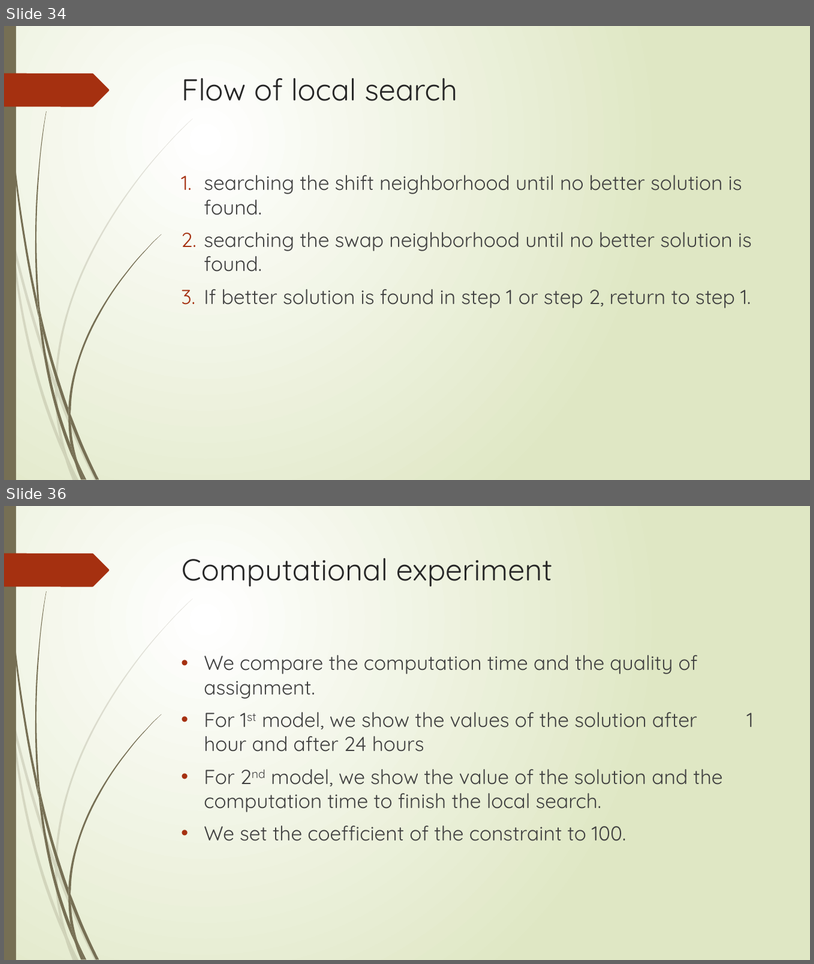
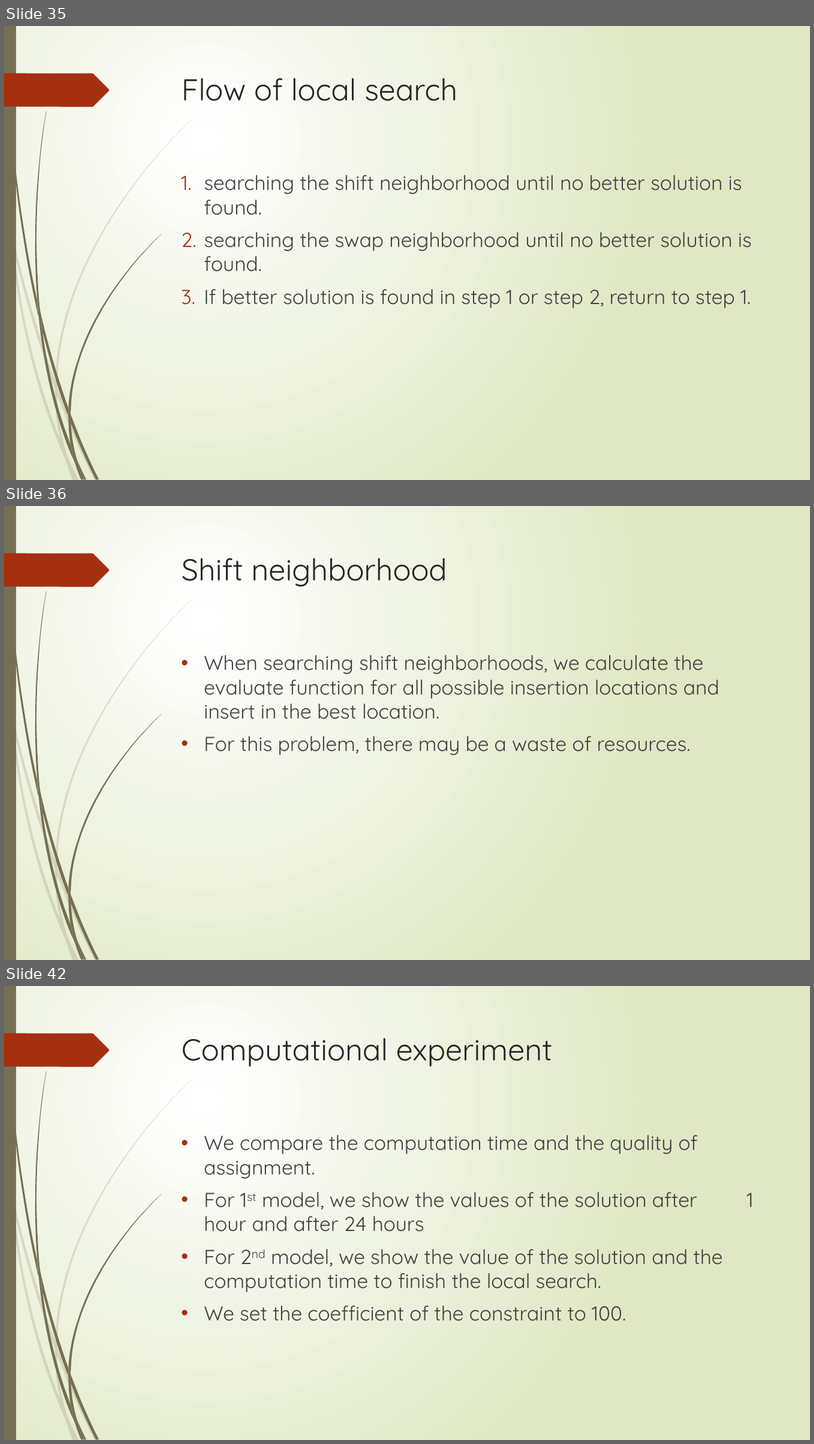
Before and after one commit to r-kurosu/kline_new, a slide deck: 竹田_修論発表.pptx. Shown one above the other, each under a label of ours: slides 34 and 36 before the commit, slides 35, 36 and 42 after it; the slides between them are not shown. The pictures are 814x964 and 814x1444 pixels, drawn with LibreOffice and Linux fonts; fonts in the diff are those of the drawing. Boxes give left, top, right and bottom in pixels: in the first picture for what was removed or moved away, otherwise in the second. Text is boxed around its words. In the diff, an @@ line names an element or a change of style, - is before the commit and + after.

```diff
--- a/竹田_修論発表.pptx
+++ b/竹田_修論発表.pptx
@@ slide 36 added at [4, 506, 810, 960], background gradient #FFFFFF to #DFE8C4; not listed: 24 template elements that a slide beside it also shows @@
@@ title added at [182, 558, 447, 586], 36 pt, text #262626 @@
+Shift neighborhood
@@ text added at [204, 655, 720, 755], 24 pt, text #404040 @@
+• When searching shift neighborhoods, we calculate the evaluate function for all possible insertion locations and insert in the best location.
+• For this problem, there may be a waste of resources.
@@ what was slide 34 is now slide 35 @@
@@ what was slide 36 is now slide 42 @@
```
Also in this commit, not shown: 5 other slides added.
